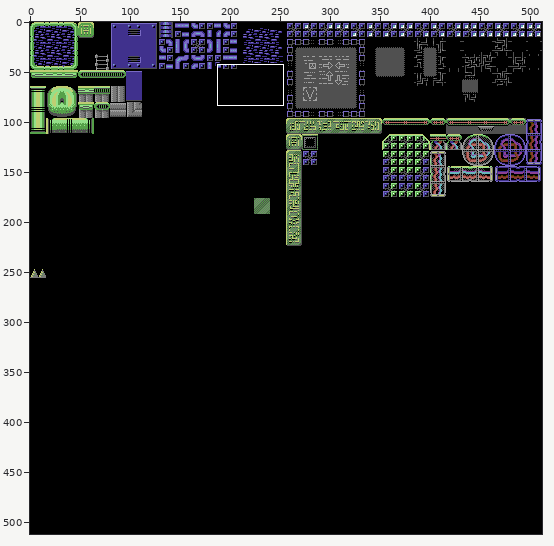
A sprite sheet gets an edit: assets/graphics/tilesets/Tileset.png. Above, an overview of the earlier version with the close-up marked.
Close-up. Old version:
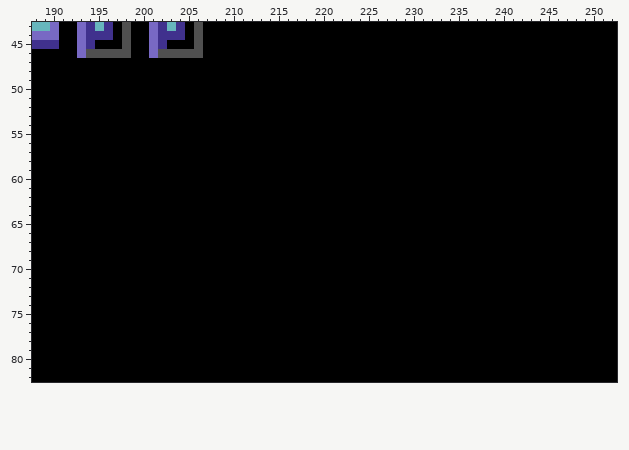
The file is 512x512 pixels. Shown: x 188..252, y 43..82.
After:
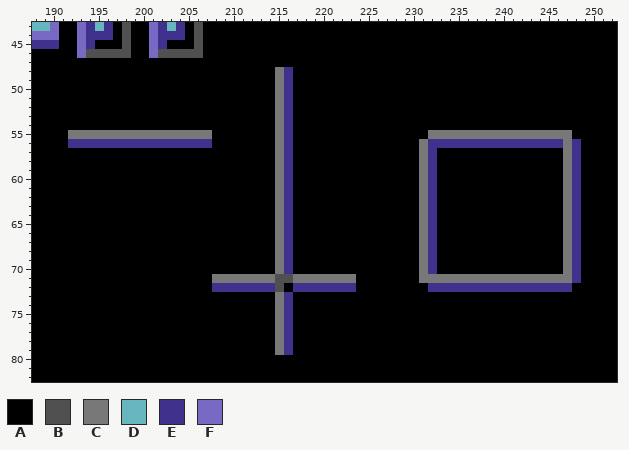
Palette (. is transparent): A #000000  B #505050  C #787878  D #67b6bd  E #40318d  F #7869c4
Changes in this commit:
@@ x 188..252 @@
 47 AAAAAAAAAAAAAAAAAAAAAAAAAAAAAAAAAAAAAAAAAAAAAAAAAAAAAAAAAAAAAAAAA
-48 AAAAAAAAAAAAAAAAAAAAAAAAAAAAAAAAAAAAAAAAAAAAAAAAAAAAAAAAAAAAAAAAA
-49 AAAAAAAAAAAAAAAAAAAAAAAAAAAAAAAAAAAAAAAAAAAAAAAAAAAAAAAAAAAAAAAAA
-50 AAAAAAAAAAAAAAAAAAAAAAAAAAAAAAAAAAAAAAAAAAAAAAAAAAAAAAAAAAAAAAAAA
-51 AAAAAAAAAAAAAAAAAAAAAAAAAAAAAAAAAAAAAAAAAAAAAAAAAAAAAAAAAAAAAAAAA
-52 AAAAAAAAAAAAAAAAAAAAAAAAAAAAAAAAAAAAAAAAAAAAAAAAAAAAAAAAAAAAAAAAA
-53 AAAAAAAAAAAAAAAAAAAAAAAAAAAAAAAAAAAAAAAAAAAAAAAAAAAAAAAAAAAAAAAAA
-54 AAAAAAAAAAAAAAAAAAAAAAAAAAAAAAAAAAAAAAAAAAAAAAAAAAAAAAAAAAAAAAAAA
-55 AAAAAAAAAAAAAAAAAAAAAAAAAAAAAAAAAAAAAAAAAAAAAAAAAAAAAAAAAAAAAAAAA
-56 AAAAAAAAAAAAAAAAAAAAAAAAAAAAAAAAAAAAAAAAAAAAAAAAAAAAAAAAAAAAAAAAA
-57 AAAAAAAAAAAAAAAAAAAAAAAAAAAAAAAAAAAAAAAAAAAAAAAAAAAAAAAAAAAAAAAAA
-58 AAAAAAAAAAAAAAAAAAAAAAAAAAAAAAAAAAAAAAAAAAAAAAAAAAAAAAAAAAAAAAAAA
-59 AAAAAAAAAAAAAAAAAAAAAAAAAAAAAAAAAAAAAAAAAAAAAAAAAAAAAAAAAAAAAAAAA
-60 AAAAAAAAAAAAAAAAAAAAAAAAAAAAAAAAAAAAAAAAAAAAAAAAAAAAAAAAAAAAAAAAA
-61 AAAAAAAAAAAAAAAAAAAAAAAAAAAAAAAAAAAAAAAAAAAAAAAAAAAAAAAAAAAAAAAAA
-62 AAAAAAAAAAAAAAAAAAAAAAAAAAAAAAAAAAAAAAAAAAAAAAAAAAAAAAAAAAAAAAAAA
-63 AAAAAAAAAAAAAAAAAAAAAAAAAAAAAAAAAAAAAAAAAAAAAAAAAAAAAAAAAAAAAAAAA
-64 AAAAAAAAAAAAAAAAAAAAAAAAAAAAAAAAAAAAAAAAAAAAAAAAAAAAAAAAAAAAAAAAA
-65 AAAAAAAAAAAAAAAAAAAAAAAAAAAAAAAAAAAAAAAAAAAAAAAAAAAAAAAAAAAAAAAAA
-66 AAAAAAAAAAAAAAAAAAAAAAAAAAAAAAAAAAAAAAAAAAAAAAAAAAAAAAAAAAAAAAAAA
-67 AAAAAAAAAAAAAAAAAAAAAAAAAAAAAAAAAAAAAAAAAAAAAAAAAAAAAAAAAAAAAAAAA
-68 AAAAAAAAAAAAAAAAAAAAAAAAAAAAAAAAAAAAAAAAAAAAAAAAAAAAAAAAAAAAAAAAA
-69 AAAAAAAAAAAAAAAAAAAAAAAAAAAAAAAAAAAAAAAAAAAAAAAAAAAAAAAAAAAAAAAAA
-70 AAAAAAAAAAAAAAAAAAAAAAAAAAAAAAAAAAAAAAAAAAAAAAAAAAAAAAAAAAAAAAAAA
-71 AAAAAAAAAAAAAAAAAAAAAAAAAAAAAAAAAAAAAAAAAAAAAAAAAAAAAAAAAAAAAAAAA
-72 AAAAAAAAAAAAAAAAAAAAAAAAAAAAAAAAAAAAAAAAAAAAAAAAAAAAAAAAAAAAAAAAA
-73 AAAAAAAAAAAAAAAAAAAAAAAAAAAAAAAAAAAAAAAAAAAAAAAAAAAAAAAAAAAAAAAAA
-74 AAAAAAAAAAAAAAAAAAAAAAAAAAAAAAAAAAAAAAAAAAAAAAAAAAAAAAAAAAAAAAAAA
-75 AAAAAAAAAAAAAAAAAAAAAAAAAAAAAAAAAAAAAAAAAAAAAAAAAAAAAAAAAAAAAAAAA
-76 AAAAAAAAAAAAAAAAAAAAAAAAAAAAAAAAAAAAAAAAAAAAAAAAAAAAAAAAAAAAAAAAA
-77 AAAAAAAAAAAAAAAAAAAAAAAAAAAAAAAAAAAAAAAAAAAAAAAAAAAAAAAAAAAAAAAAA
-78 AAAAAAAAAAAAAAAAAAAAAAAAAAAAAAAAAAAAAAAAAAAAAAAAAAAAAAAAAAAAAAAAA
-79 AAAAAAAAAAAAAAAAAAAAAAAAAAAAAAAAAAAAAAAAAAAAAAAAAAAAAAAAAAAAAAAAA
+48 AAAAAAAAAAAAAAAAAAAAAAAAAAACEAAAAAAAAAAAAAAAAAAAAAAAAAAAAAAAAAAAA
+49 AAAAAAAAAAAAAAAAAAAAAAAAAAACEAAAAAAAAAAAAAAAAAAAAAAAAAAAAAAAAAAAA
+50 AAAAAAAAAAAAAAAAAAAAAAAAAAACEAAAAAAAAAAAAAAAAAAAAAAAAAAAAAAAAAAAA
+51 AAAAAAAAAAAAAAAAAAAAAAAAAAACEAAAAAAAAAAAAAAAAAAAAAAAAAAAAAAAAAAAA
+52 AAAAAAAAAAAAAAAAAAAAAAAAAAACEAAAAAAAAAAAAAAAAAAAAAAAAAAAAAAAAAAAA
+53 AAAAAAAAAAAAAAAAAAAAAAAAAAACEAAAAAAAAAAAAAAAAAAAAAAAAAAAAAAAAAAAA
+54 AAAAAAAAAAAAAAAAAAAAAAAAAAACEAAAAAAAAAAAAAAAAAAAAAAAAAAAAAAAAAAAA
+55 AAAACCCCCCCCCCCCCCCCAAAAAAACEAAAAAAAAAAAAAAACCCCCCCCCCCCCCCCAAAAA
+56 AAAAEEEEEEEEEEEEEEEEAAAAAAACEAAAAAAAAAAAAAACEEEEEEEEEEEEEEECEAAAA
+57 AAAAAAAAAAAAAAAAAAAAAAAAAAACEAAAAAAAAAAAAAACEAAAAAAAAAAAAAACEAAAA
+58 AAAAAAAAAAAAAAAAAAAAAAAAAAACEAAAAAAAAAAAAAACEAAAAAAAAAAAAAACEAAAA
+59 AAAAAAAAAAAAAAAAAAAAAAAAAAACEAAAAAAAAAAAAAACEAAAAAAAAAAAAAACEAAAA
+60 AAAAAAAAAAAAAAAAAAAAAAAAAAACEAAAAAAAAAAAAAACEAAAAAAAAAAAAAACEAAAA
+61 AAAAAAAAAAAAAAAAAAAAAAAAAAACEAAAAAAAAAAAAAACEAAAAAAAAAAAAAACEAAAA
+62 AAAAAAAAAAAAAAAAAAAAAAAAAAACEAAAAAAAAAAAAAACEAAAAAAAAAAAAAACEAAAA
+63 AAAAAAAAAAAAAAAAAAAAAAAAAAACEAAAAAAAAAAAAAACEAAAAAAAAAAAAAACEAAAA
+64 AAAAAAAAAAAAAAAAAAAAAAAAAAACEAAAAAAAAAAAAAACEAAAAAAAAAAAAAACEAAAA
+65 AAAAAAAAAAAAAAAAAAAAAAAAAAACEAAAAAAAAAAAAAACEAAAAAAAAAAAAAACEAAAA
+66 AAAAAAAAAAAAAAAAAAAAAAAAAAACEAAAAAAAAAAAAAACEAAAAAAAAAAAAAACEAAAA
+67 AAAAAAAAAAAAAAAAAAAAAAAAAAACEAAAAAAAAAAAAAACEAAAAAAAAAAAAAACEAAAA
+68 AAAAAAAAAAAAAAAAAAAAAAAAAAACEAAAAAAAAAAAAAACEAAAAAAAAAAAAAACEAAAA
+69 AAAAAAAAAAAAAAAAAAAAAAAAAAACEAAAAAAAAAAAAAACEAAAAAAAAAAAAAACEAAAA
+70 AAAAAAAAAAAAAAAAAAAAAAAAAAACEAAAAAAAAAAAAAACEAAAAAAAAAAAAAACEAAAA
+71 AAAAAAAAAAAAAAAAAAAACCCCCCCBBCCCCCCCAAAAAAACCCCCCCCCCCCCCCCCEAAAA
+72 AAAAAAAAAAAAAAAAAAAAEEEEEEEBAEEEEEEEAAAAAAAAEEEEEEEEEEEEEEEEAAAAA
+73 AAAAAAAAAAAAAAAAAAAAAAAAAAACEAAAAAAAAAAAAAAAAAAAAAAAAAAAAAAAAAAAA
+74 AAAAAAAAAAAAAAAAAAAAAAAAAAACEAAAAAAAAAAAAAAAAAAAAAAAAAAAAAAAAAAAA
+75 AAAAAAAAAAAAAAAAAAAAAAAAAAACEAAAAAAAAAAAAAAAAAAAAAAAAAAAAAAAAAAAA
+76 AAAAAAAAAAAAAAAAAAAAAAAAAAACEAAAAAAAAAAAAAAAAAAAAAAAAAAAAAAAAAAAA
+77 AAAAAAAAAAAAAAAAAAAAAAAAAAACEAAAAAAAAAAAAAAAAAAAAAAAAAAAAAAAAAAAA
+78 AAAAAAAAAAAAAAAAAAAAAAAAAAACEAAAAAAAAAAAAAAAAAAAAAAAAAAAAAAAAAAAA
+79 AAAAAAAAAAAAAAAAAAAAAAAAAAACEAAAAAAAAAAAAAAAAAAAAAAAAAAAAAAAAAAAA
 80 AAAAAAAAAAAAAAAAAAAAAAAAAAAAAAAAAAAAAAAAAAAAAAAAAAAAAAAAAAAAAAAAA
Pixel boxes of the changes (left, top, right, bottom) in both close-ups:
changed: (212, 67, 356, 355)
changed: (68, 130, 212, 148)
changed: (419, 130, 581, 292)
